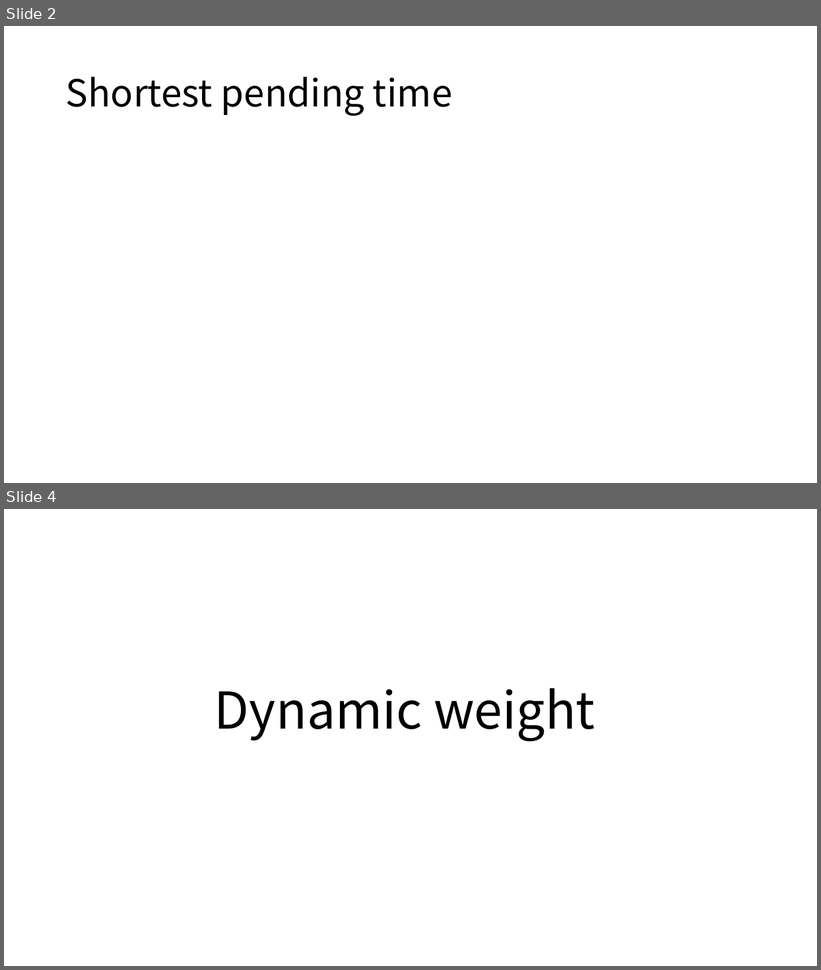
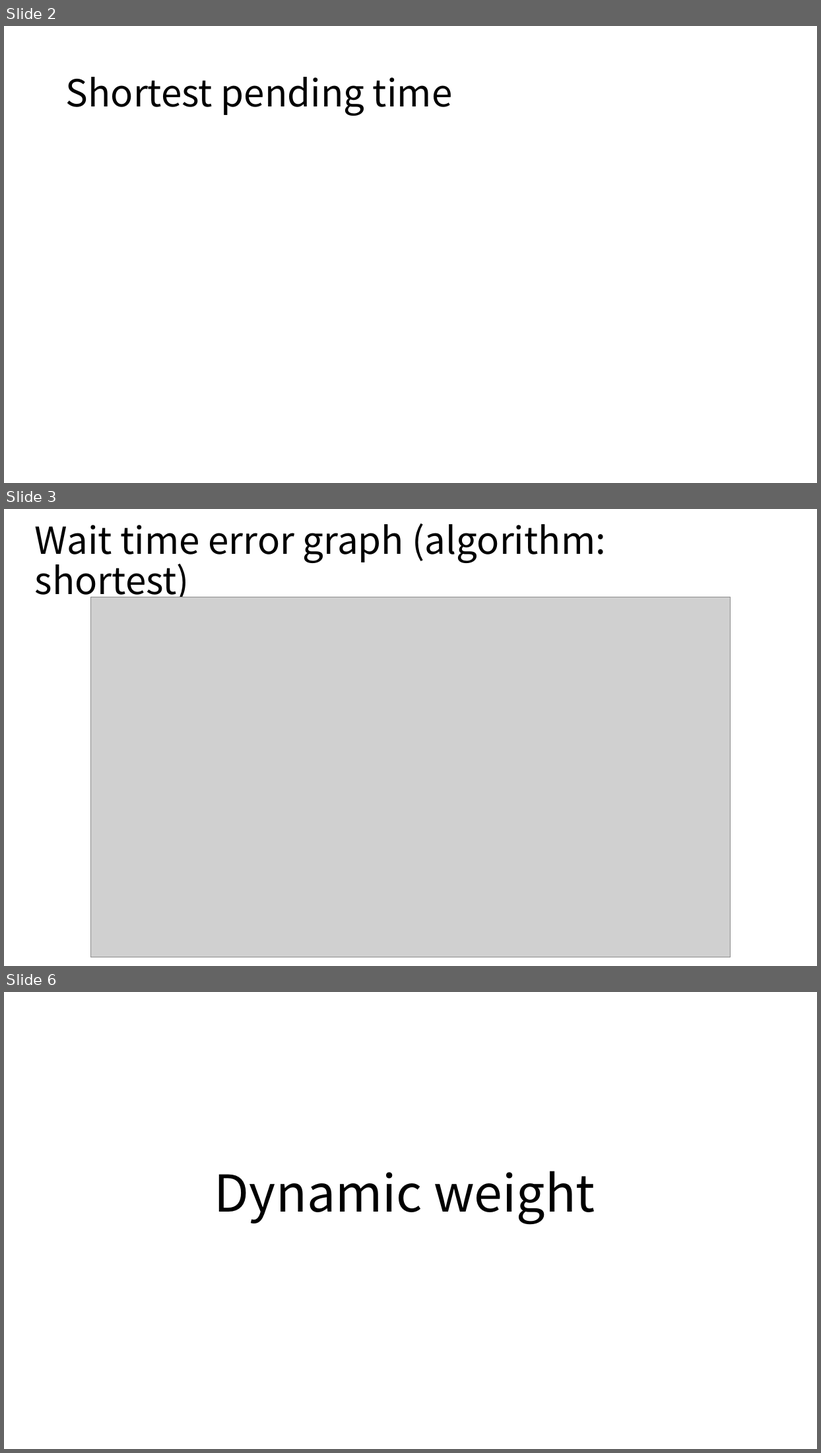
Before and after one commit to Wk-P/Routing-Monitor-Docker-Request, a slide deck: temp/temp.pptx. Shown one above the other, each under a label of ours: slides 2 and 4 before the commit, slides 2, 3 and 6 after it; the slides between them are not shown. The pictures are 821x970 and 821x1453 pixels, drawn with LibreOffice and Linux fonts; fonts in the diff are those of the drawing; grey boxes stand for pictures. Boxes give left, top, right and bottom in pixels: in the first picture for what was removed or moved away, otherwise in the second. Text is boxed around its words. In the diff, an @@ line names an element or a change of style, - is before the commit and + after.

```diff
--- a/temp/temp.pptx
+++ b/temp/temp.pptx
@@ slide 3 added at <box>4,509,817,966</box>, background #FFFFFF @@
@@ title added at <box>35,524,606,604</box>, 44 pt, text #000000 @@
+Wait time error graph (algorithm: shortest)
@@ picture added at <box>90,597,731,957</box> @@
@@ what was slide 4 is now slide 6 @@
```
Also in this commit, not shown: 1 slide changed, 5 other slides added, 1 slide removed.
